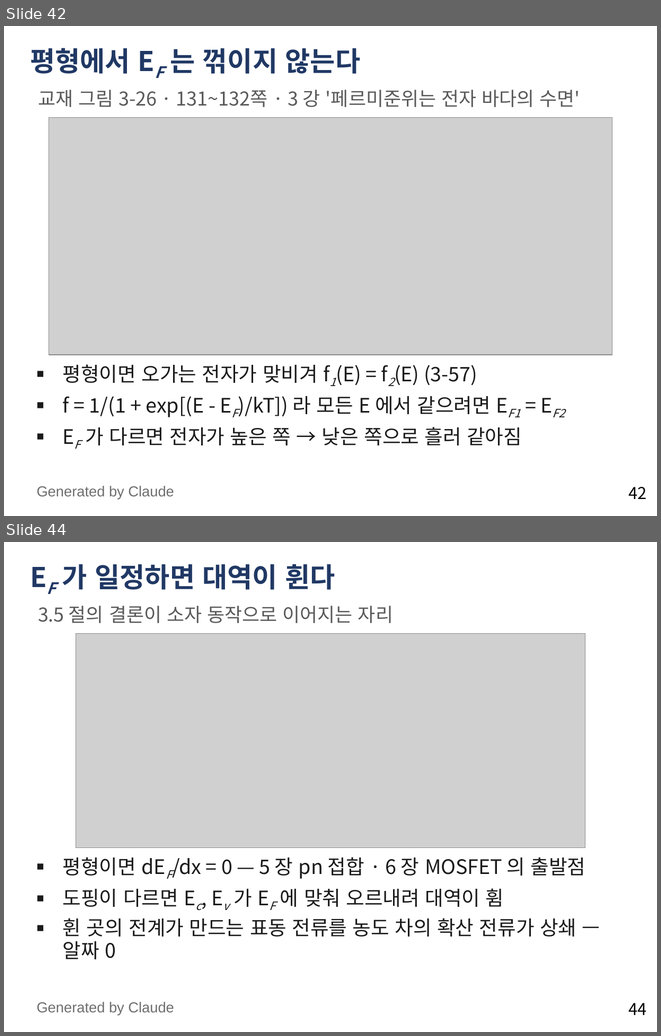
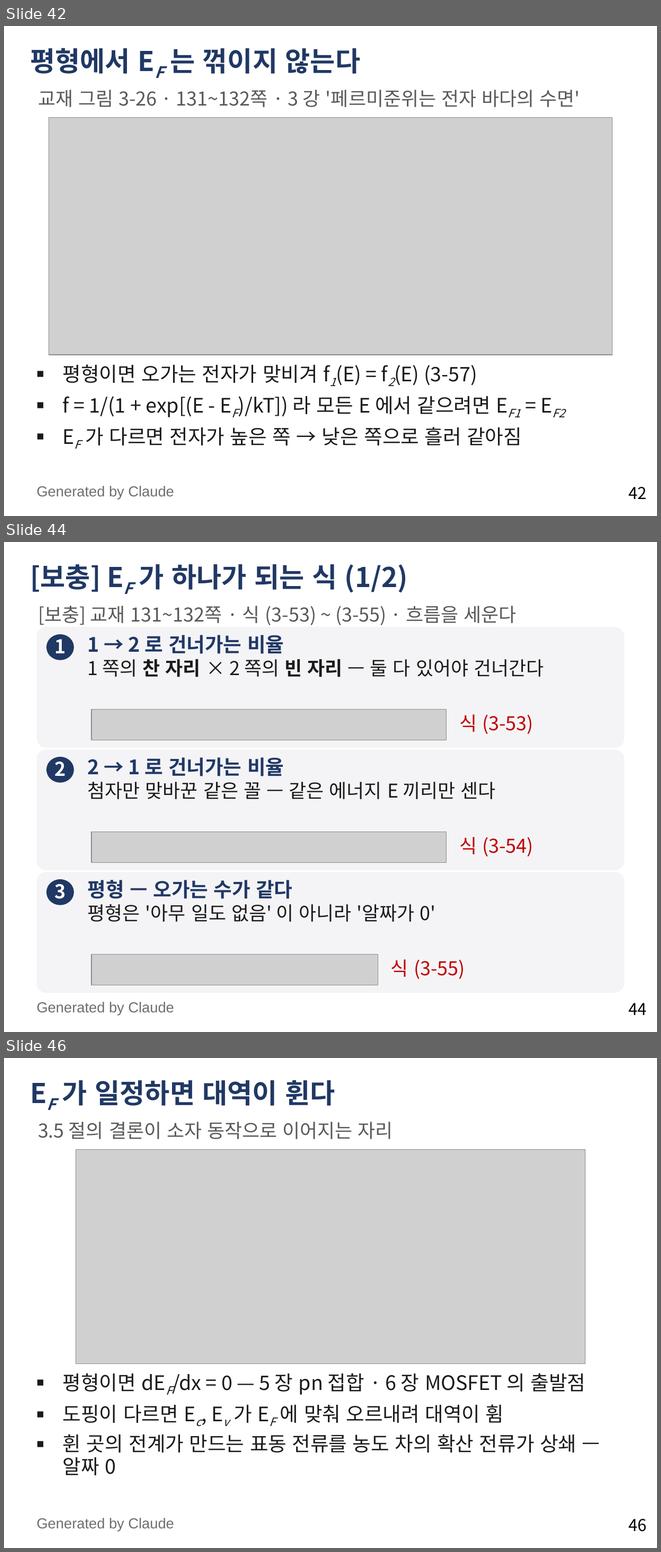
Before and after one commit to abcd8180/3A, a slide deck: 물리전자공학_3장_4강_전계에서의_표동과_이동도.pptx. Shown one above the other, each under a label of ours: slides 42 and 44 before the commit, slides 42, 44 and 46 after it; the slides between them are not shown. The pictures are 661x1036 and 661x1552 pixels, drawn with LibreOffice and Linux fonts; fonts in the diff are those of the drawing; grey boxes stand for pictures. Boxes give left, top, right and bottom in pixels: in the first picture for what was removed or moved away, otherwise in the second. Text is boxed around its words. In the diff, an @@ line names an element or a change of style, - is before the commit and + after.

```diff
--- a/물리전자공학_3장_4강_전계에서의_표동과_이동도.pptx
+++ b/물리전자공학_3장_4강_전계에서의_표동과_이동도.pptx
@@ slide 44 added at (4,542,657,1032), background #FFFFFF; not listed: 1 template element that a slide beside it also shows @@
@@ title added at (30,564,408,592), 30 pt, text #203864, bold @@
+[보충] EF 가 하나가 되는 식 (1/2)
@@ text added at (38,606,516,625), 21 pt, text #595959 @@
+[보충] 교재 131~132쪽 · 식 (3-53) ~ (3-55) · 흐름을 세운다
@@ rounded rectangle added at (37,627,624,748), fill #F4F4F6 @@
@@ ellipse added at (46,634,74,660), fill #203864, 21 pt, text #FFFFFF, bold @@
+1
@@ text added at (88,635,544,677), 21 pt, text #1A1A1A @@
+1 → 2 로 건너가는 비율
+1 쪽의 찬 자리 × 2 쪽의 빈 자리 — 둘 다 있어야 건너간다
@@ picture added at (91,709,447,740) @@
@@ text added at (459,714,533,734), 21 pt, text #C00000 @@
+식 (3-53)
@@ rounded rectangle added at (37,749,624,870), fill #F4F4F6 @@
@@ ellipse added at (46,757,74,782), fill #203864, 21 pt, text #FFFFFF, bold @@
+2
@@ text added at (88,757,496,799), 21 pt, text #1A1A1A @@
+2 → 1 로 건너가는 비율
+첨자만 맞바꾼 같은 꼴 — 같은 에너지 E 끼리만 센다
@@ picture added at (91,832,447,863) @@
@@ text added at (459,837,533,856), 21 pt, text #C00000 @@
+식 (3-54)
@@ rounded rectangle added at (37,872,624,992), fill #F4F4F6 @@
@@ ellipse added at (46,879,74,905), fill #203864, 21 pt, text #FFFFFF, bold @@
+3
@@ text added at (88,880,436,921), 21 pt, text #1A1A1A @@
+평형 — 오가는 수가 같다
+평형은 '아무 일도 없음' 이 아니라 '알짜가 0'
@@ picture added at (91,954,378,985) @@
@@ text added at (391,959,465,979), 21 pt, text #C00000 @@
+식 (3-55)
@@ text added at (37,1002,174,1015), 16 pt, text #6E6E6E @@
+Generated by Claude
@@ what was slide 44 is now slide 46 @@
@@ page number at (629,1519,647,1531): text changed @@
-44
+46
```
Also in this commit, not shown: 1 slide changed, 2 other slides added.
